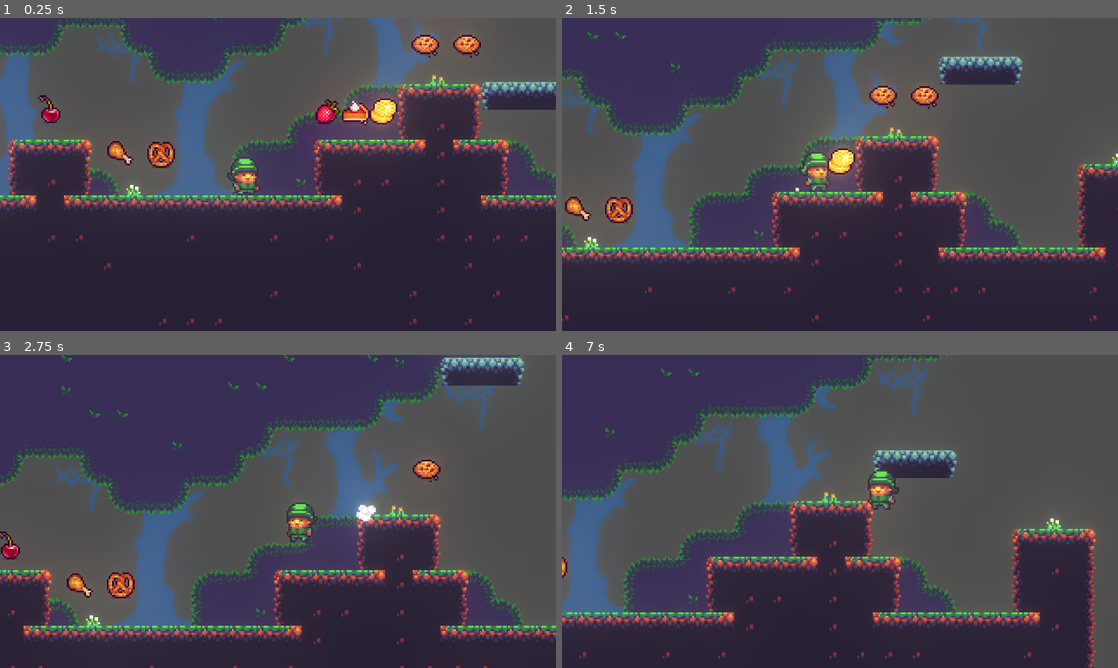
Above: before the commit, frames 1-4 (two rows, left to right).
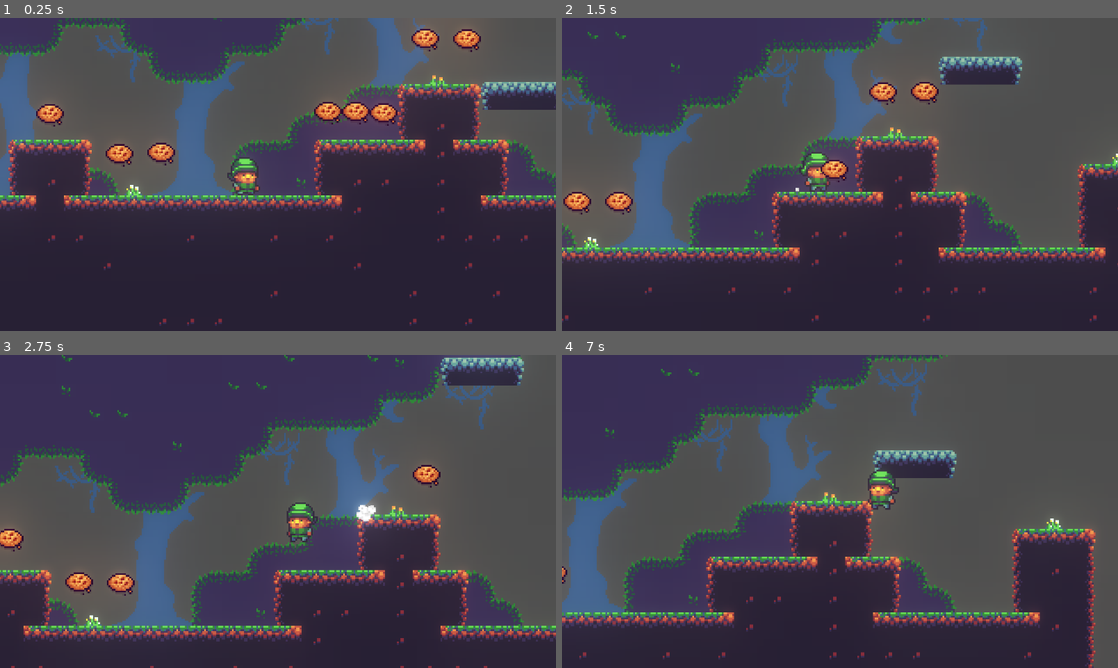
Above: after the commit, the same moments.

Repository: lethiandev/gd-christmas-morning
Game: Godot game, scene res://stages/sandbox/sandbox_stage.tscn
Two runs of this game, one before a commit and one after it. Both use one fixed random seed, a clock stepped at 60 frames per second and the inputs below.
Inputs:
- Up to frame 1 (0.25 s): no input
- Up to frame 2 (1.5 s): hold D (move_right) from 0.53 s (still down); tap W (jump) at 0.77 s
- Up to frame 3 (2.75 s): tap W (jump) at 1.52 s; release D (move_right) at 2.03 s; hold A (move_left) from 2.03 s (still down)
- Up to frame 4 (7 s): release A (move_left) at 2.78 s; hold D (move_right) 2.78-4.28 s; tap W (jump) at 3.02, 3.77, 4.52, 6.02, 6.77 s; hold A (move_left) 4.28-5.03 s; hold D (move_right) 5.03-5.78 s; hold A (move_left) from 5.78 s (still down)

The runs differ from the first frame. In frame 1, 2.4% of the frame differs, in the area x 6-87%, y 3-48%; in frame 2, 1.8%; in frame 3, 1.2%; in frame 4, less than 0.1%.

Commit message:
Remove tool script from food items

Diff:
--- a/src/items/food/food_item.gd
+++ b/src/items/food/food_item.gd
@@ -1,25 +1,14 @@
 extends Area2D
-tool
 
 export var score = 10
 
-export var sprite_frame: int \
-	setget set_sprite_frame, get_sprite_frame
-
 func _ready() -> void:
-	if not Engine.is_editor_hint():
-		$Tween.start_animation($Sprite)
+	$Tween.start_animation($Sprite)
 
 func interact_eat(p_player: Node2D) -> void:
 	$CollisionShape2D.disabled = true
 	$FollowTarget.follow(p_player)
 	$Tween.stop_all()
 
-func set_sprite_frame(p_frame: int) -> void:
-	$Sprite.frame = p_frame
-
-func get_sprite_frame() -> int:
-	return $Sprite.frame
-
 func _on_follow_done(p_player: Node2D):
 	queue_free()
--- a/src/items/food/food_item.tscn
+++ b/src/items/food/food_item.tscn
@@ -6,7 +6,7 @@
 [ext_resource path="res://items/food/tween.gd" type="Script" id=4]
 
 [sub_resource type="CircleShape2D" id=1]
-radius = 8.0
+radius = 12.0
 
 [node name="FoodItem" type="Area2D" groups=["edible", "score_point"]]
 collision_layer = 2
--- a/src/items/food/tween.gd
+++ b/src/items/food/tween.gd
@@ -1,12 +1,11 @@
 extends Tween
 
-func start_animation(p_target: Node) -> void:
-	var from = Vector2(0.0, -2.0)
-	var to = Vector2(0.0, 2.0)
-
-	remove_all()
-	interpolate_property(p_target, "position", from, to, 0.5, Tween.TRANS_SINE, Tween.EASE_IN_OUT)
-	interpolate_property(p_target, "position", to, from, 0.5, Tween.TRANS_SINE, Tween.EASE_IN_OUT, 0.5)
+func start_animation(p_target: Sprite) -> void:
+	var offset = Vector2(0.0, 2.0)
+	interpolate_property(p_target, "position",
+		offset, offset * -1, 0.5, Tween.TRANS_SINE, Tween.EASE_IN_OUT)
+	interpolate_property(p_target, "position",
+		offset * -1, offset, 0.5, Tween.TRANS_SINE, Tween.EASE_IN_OUT, 0.5)
 	start()
 
 	# Randomize animation tick
